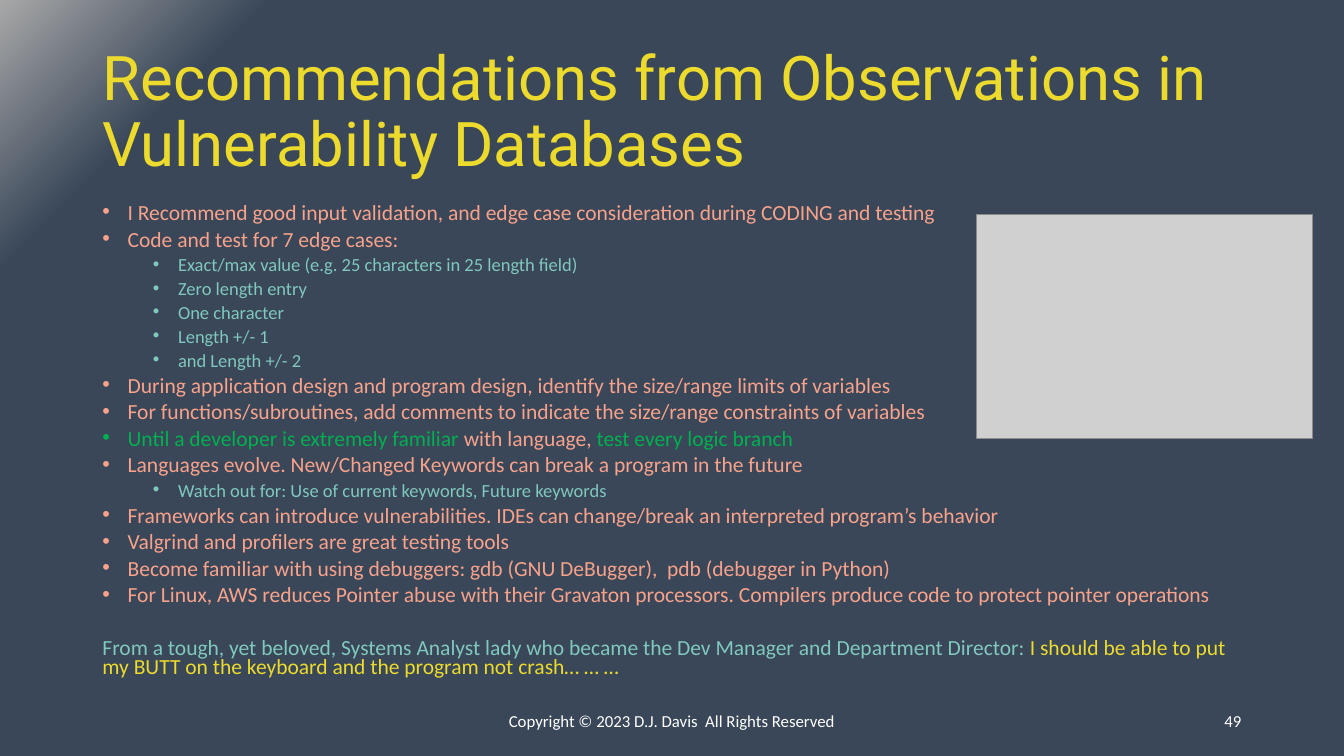
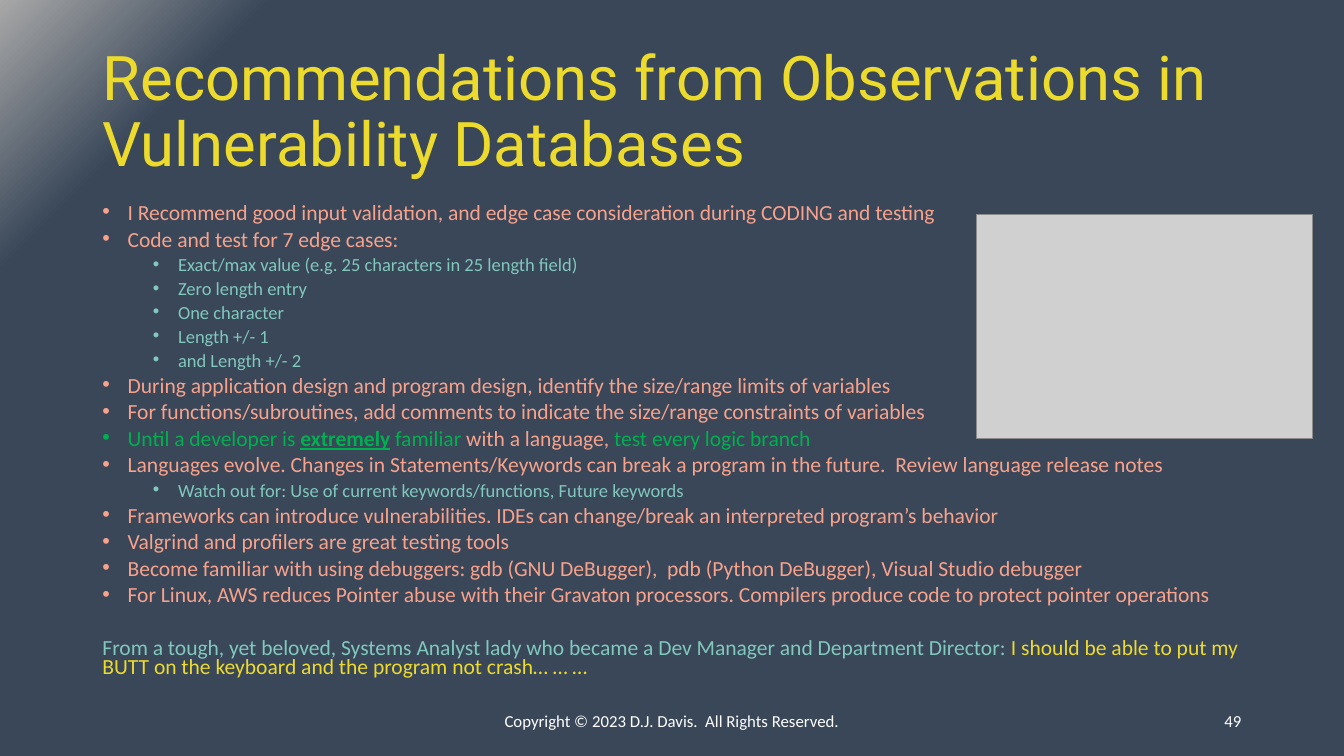
Before and after one commit to ipv3/DC31-BIC, a slide deck: slide 49 of Presentation.pptx. Drawn at 1344x756 pixels with LibreOffice and Linux fonts; fonts in the diff are those of the drawing; grey boxes stand for pictures. Boxes give left, top, right and bottom in pixels: in the first picture for what was removed or moved away, otherwise in the second. Text is boxed around its words. In the diff, an @@ line names an element or a change of style, - is before the commit and + after.

```diff
--- a/Presentation.pptx
+++ b/Presentation.pptx
@@ text at (128, 431, 1163, 500): text changed @@
-• Until a developer is extremely familiar with language, test every logic branch
-• Languages evolve. New/Changed Keywords can break a program in the future
-  • Watch out for: Use of current keywords, Future keywords
+• Until a developer is extremely familiar with a language, test every logic branch
+• Languages evolve. Changes in Statements/Keywords can break a program in the future. Review language release notes
+  • Watch out for: Use of current keywords/functions, Future keywords
@@ text at (128, 560, 1082, 580): text changed @@
-• Become familiar with using debuggers: gdb (GNU DeBugger), pdb (debugger in Python)
+• Become familiar with using debuggers: gdb (GNU DeBugger), pdb (Python DeBugger), Visual Studio debugger
@@ text at (102, 640, 1237, 678): text changed @@
-From a tough, yet beloved, Systems Analyst lady who became the Dev Manager and Department Director: I should be able to put my BUTT on the keyboard and the program not crash… … …
+From a tough, yet beloved, Systems Analyst lady who became a Dev Manager and Department Director: I should be able to put my BUTT on the keyboard and the program not crash… … …
@@ text at (505, 715, 839, 730): text changed @@
-Copyright © 2023 D.J. Davis All Rights Reserved
+Copyright © 2023 D.J. Davis. All Rights Reserved.
```
Also in this commit, not shown: 51 other slides changed, 1 slide added, 1 slide removed, 1 other file.
